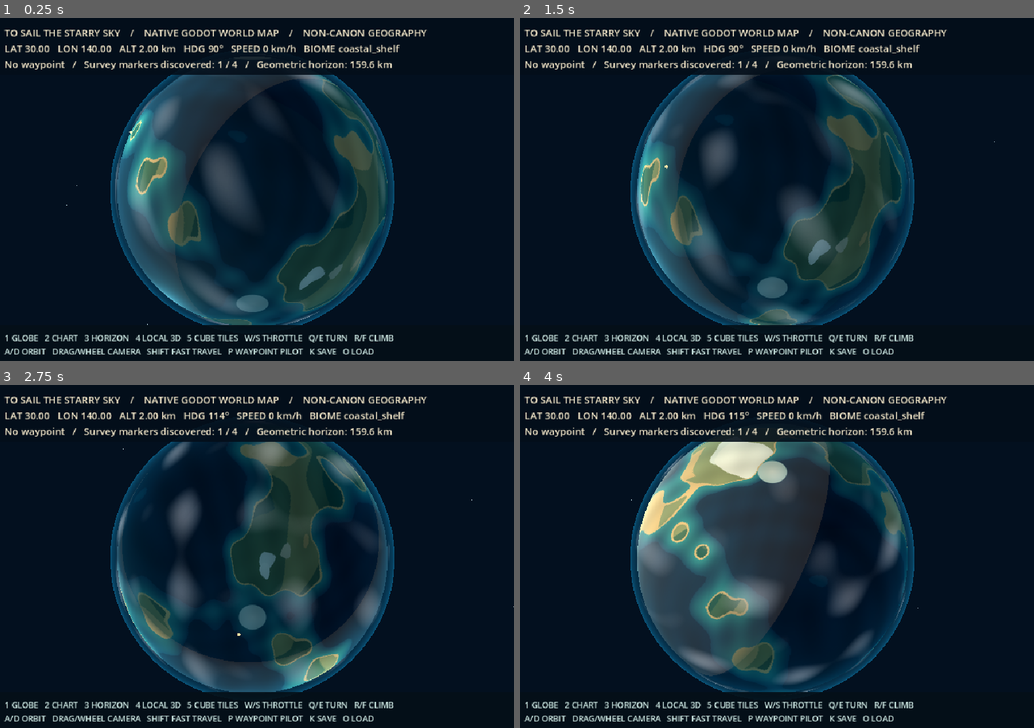
Above: before the commit, frames 1-4 (two rows, left to right).
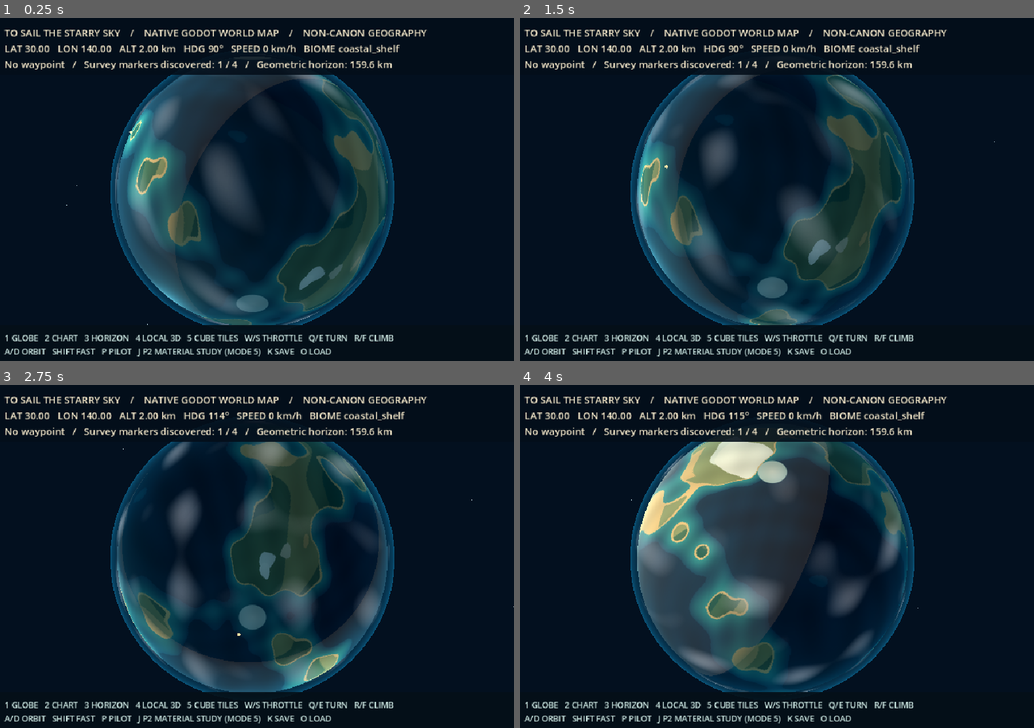
Above: after the commit, the same moments.

Repository: ndrorchestration/ToSailaStarrySky-jrpg
Game: Godot game, scene res://scenes/planetary_worldmap.tscn
Two runs of this game, one before a commit and one after it. Both use one fixed random seed, a clock stepped at 60 frames per second and the inputs below. This scene is started directly instead of the project's main scene.
Inputs (mouse positions are in pixels of both pictures, inside the frame that each line leads up to):
- Up to frame 1 (0.25 s): no input
- Up to frame 2 (1.5 s): tap Enter at 0.5 s; move the mouse to (890, 172) at 0.52 s; hold Right (ui_right) 0.53-1.25 s; tap J at 0.6 s; click (890, 172) at 0.67 s; tap Space at 1.25 s; drag from (669, 210) to (746, 261) at 1.27 s
- Up to frame 3 (2.75 s): tap Enter at 2 s; move the mouse to (303, 481) at 2.02 s; hold Right (ui_right) from 2.03 s (still down); hold E from 2.03 s (still down); tap J at 2.3 s
- Up to frame 4 (4 s): release Right (ui_right) at 2.75 s; release E at 2.75 s; drag from (746, 628) to (617, 505) at 2.77 s; tap Space at 3.5 s; move the mouse to (931, 611) at 3.52 s; hold Left (ui_left) from 3.53 s (still down); tap V at 3.6 s; tap J at 3.8 s

The runs differ from the first frame. In frame 1, 0.8% of the frame differs, in the area x 10-73%, y 96-99%; in frame 2, 0.8%; in frame 3, 0.8%; in frame 4, 0.8%.

Commit message:
study: expose mode-5-only J material preview, visible noncanon HUD and fail-closed non-persistence

Diff:
--- a/godot/scripts/planetary/planetary_worldmap.gd
+++ b/godot/scripts/planetary/planetary_worldmap.gd
@@ -70,6 +70,8 @@
     _autopilot = false
     _survey_center = {}
     _survey_altitude = -1.0
+    if _cube_stream != null:
+        _cube_stream.call("set_surface_review","")
 
 func snapshot() -> Dictionary:
     return {"flight": _flight.duplicate(true), "mode": _mode,
@@ -259,6 +261,15 @@
 func _build_cube_stream() -> void:
     _cube_stream = CubeStream.new()
     add_child(_cube_stream)
+
+## Mode-5-only visual switch, deliberately excluded from the save schema.
+func set_surface_review(kind: String, low_quality: bool = false) -> bool:
+    if _mode != "tiles" or _cube_stream == null:
+        return false
+    var accepted: bool = _cube_stream.call("set_surface_review",kind,low_quality)
+    if accepted:
+        _update_view()
+    return accepted
 
 func _add_label(parent: Node, name: String, position: Vector2, font_size: int,
         color: Color) -> Label:
@@ -404,12 +415,16 @@
                 bearing_text,int(tiles["level"]),int(tiles["visible"]),int(tiles["max_visible"]),
                 int(tiles["cache_size"]),64,
                 Geo.horizon_distance_km(float(_flight["altitudeKm"]),PLANET_KM)]
+        var label_kind: String = str(tiles["review_kind"])
+        if label_kind != "":
+            _headline.text += "\nP2 VISUAL LOOK %s / %s / NONCANON, NOT WEATHER OR LANDING" % [
+                    label_kind.to_upper(), "ONE TILE" if str(tiles["review_key"]) != "" else "NO ELIGIBLE TILE"]
     else:
         _headline.text += "%s   /   Survey markers discovered: %d / %d   /   Geometric horizon: %.1f km" % [
                 bearing_text,_discovered.size(),SURVEY_MARKERS.size(),
                 Geo.horizon_distance_km(float(_flight["altitudeKm"]),PLANET_KM)]
     _footer.text = "1 GLOBE   2 CHART   3 HORIZON   4 LOCAL 3D   5 CUBE TILES   W/S THROTTLE   Q/E TURN   R/F CLIMB\n"
-    _footer.text += "A/D ORBIT   DRAG/WHEEL CAMERA   SHIFT FAST TRAVEL   P WAYPOINT PILOT   K SAVE   O LOAD"
+    _footer.text += "A/D ORBIT   SHIFT FAST   P PILOT   J P2 MATERIAL STUDY (MODE 5)   K SAVE   O LOAD"
     if _autopilot:
         _footer.text += "   /   WAYPOINT PILOT ACTIVE"
 
@@ -457,6 +472,12 @@
             KEY_5: _mode = "tiles"
             KEY_P:
                 _autopilot = not _autopilot if not _waypoint.is_empty() else false
+            KEY_J:
+                if _mode == "tiles" and _cube_stream != null:
+                    var now: String = str(_cube_stream.call("stats").get("review_kind",""))
+                    var next := "snow" if now == "" else (
+                            "wet_ground" if now == "snow" else "")
+                    _cube_stream.call("set_surface_review",next)
             KEY_K:
                 if not State.save_preview(snapshot()):
                     push_warning("WORLD_MAP_SAVE_REJECTED")
